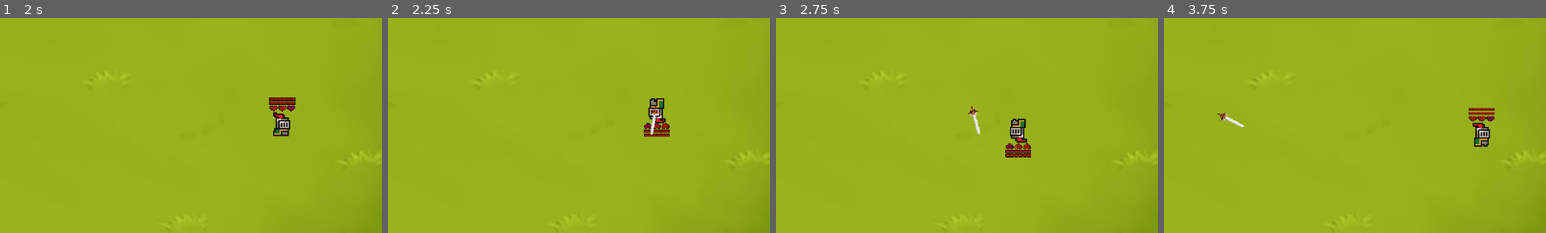
Above: before the commit, frames 1-4 (left to right).
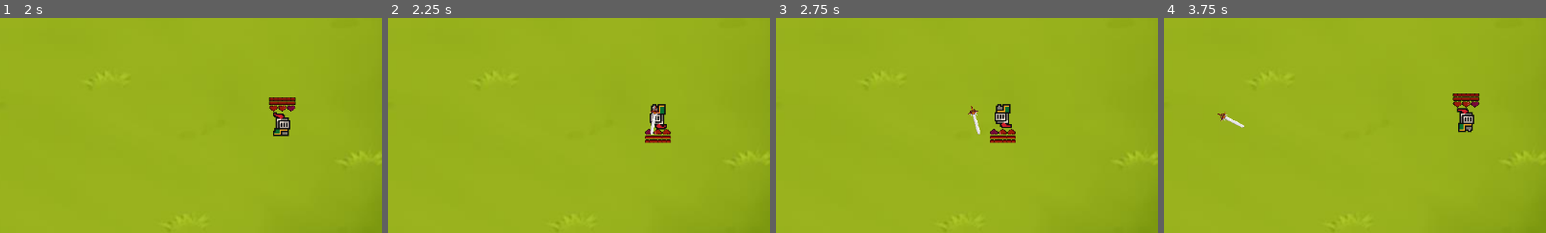
Above: after the commit, the same moments.

Repository: 0ygtgns/lutfenyard-medin
Game: Godot game, scene res://Scenes/menu.tscn
Same seed, same stepped clock (60 frames per second), same inputs: the game is played once before the commit and once after it.
Inputs:
- Up to frame 1 (2 s): click "Play" at 0.5 s; tap Enter (Enemy__Sword) at 1.25 s; hold D (Character_Right) from 1.28 s (still down); tap S (Character_Bottom) at 1.35 s
- Up to frame 2 (2.25 s): release D (Character_Right) at 2.03 s; hold A (Character_Left) from 2.03 s (still down); tap Space (Character_Sword) at 2.1 s
- Up to frame 3 (2.75 s): keep holding A (Character_Left)
- Up to frame 4 (3.75 s): release A (Character_Left) at 2.78 s; hold D (Character_Right) from 2.78 s (still down); tap W (Character_Top) at 2.85 s; tap Down (Enemy_Bottom) at 3.6 s
The pictures show only the part of the screen within x 45-95%, y 40-90%; the shares and areas given below are measured in that part.

Frame 1 is identical in both runs. In frame 2, 1.0% of the frame differs, in the area x 67-74%, y 37-59%; in frame 3, 1.5%; in frame 4, 1.6%, in the area x 75-87%, y 35-60%.

Commit message:
layerdegistirdim

Diff:
--- a/Scripts/sword.gd
+++ b/Scripts/sword.gd
@@ -11,9 +11,6 @@
 func _ready():
 	global_position = spawnPos
 	rotation = movement_direction.angle()
-	# Set collision layers (player weapon)
-	collision_layer = 0b1000  # layer 3 (player_weapon)
-	collision_mask = 0b0010   # layer 2 (enemy)
 
 func _physics_process(delta):
 	velocity = movement_direction * SPEED
--- a/Scripts/sword_1.gd
+++ b/Scripts/sword_1.gd
@@ -11,9 +11,6 @@
 func _ready():
 	global_position = spawnPos
 	rotation = movement_direction.angle()
-	# Set collision layers (enemy weapon)
-	collision_layer = 0b10000  # layer 4 (enemy_weapon)
-	collision_mask = 0b0001    # layer 1 (player)
 
 func _physics_process(delta):
 	velocity = movement_direction * SPEED
